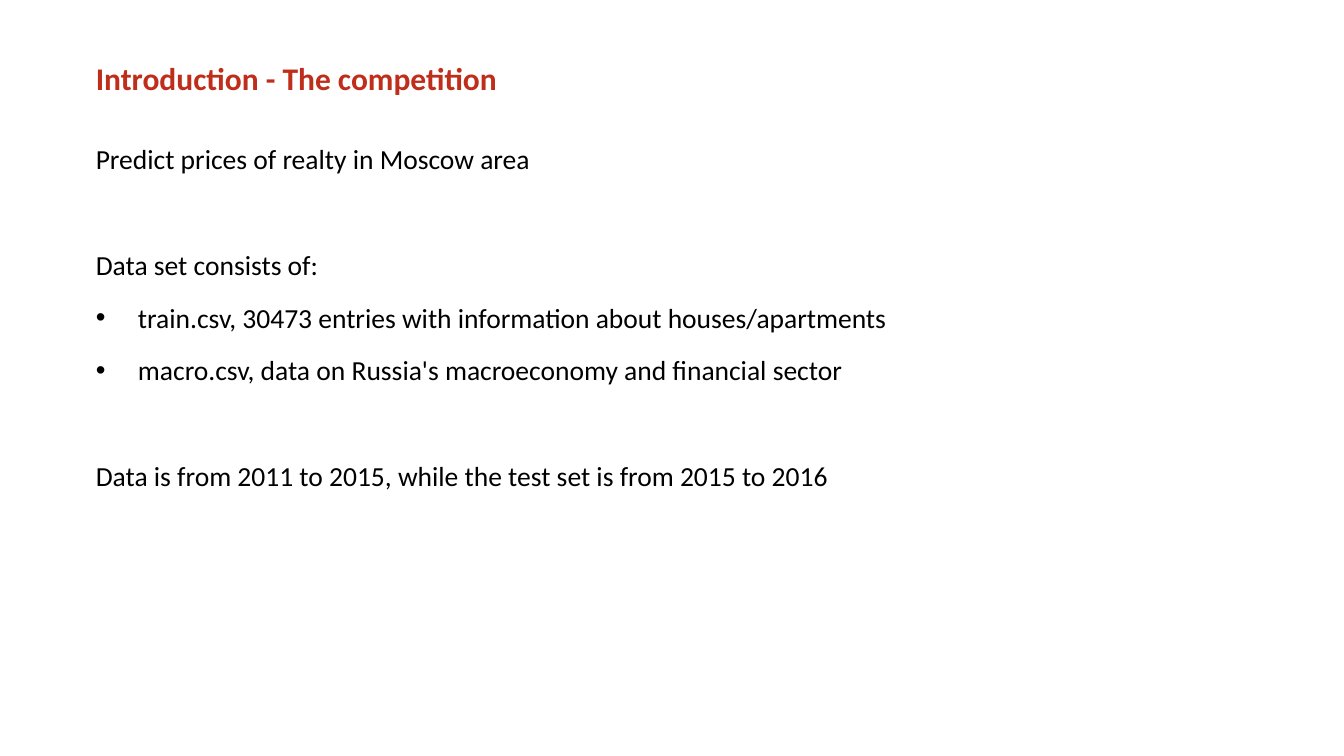
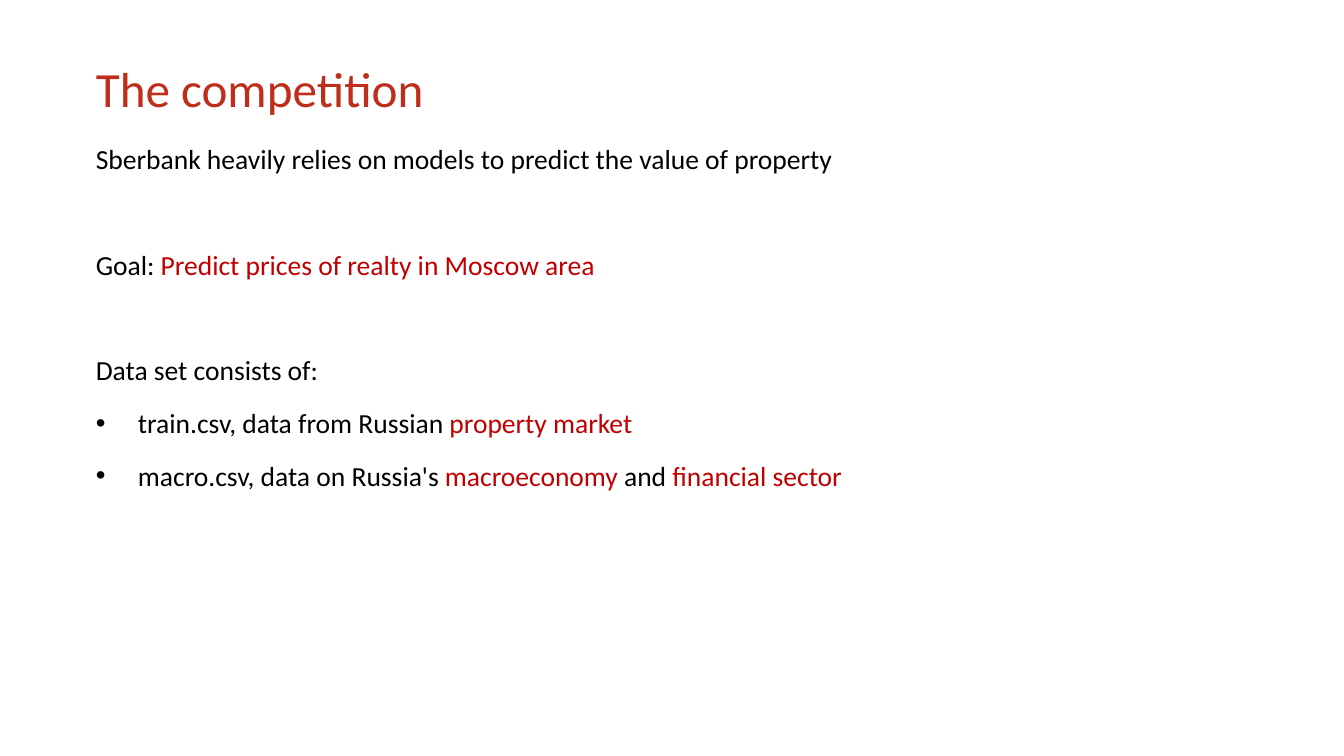
Before and after one commit to mrngm/Classified, a slide deck: slide 2 of presentatie/Classified_MLiP_final_presentation_2.pptx. Drawn at 1344x756 pixels with LibreOffice and Linux fonts; fonts in the diff are those of the drawing; background and template pictures are left out. Boxes give left, top, right and bottom in pixels: in the first picture for what was removed or moved away, otherwise in the second. Text is boxed around its words. In the diff, an @@ line names an element or a change of style, - is before the commit and + after.

```diff
--- a/presentatie/Classified_MLiP_final_presentation_2.pptx
+++ b/presentatie/Classified_MLiP_final_presentation_2.pptx
@@ title at box(96, 73, 423, 115): text changed; size 32 to 50 pt; bold off @@
-Introduction - The competition
+The competition
@@ text at box(96, 150, 831, 280): text changed @@
-Predict prices of realty in Moscow area
+Sberbank heavily relies on models to predict the value of property
+Goal: Predict prices of realty in Moscow area
@@ text at box(138, 414, 632, 438): text changed @@
-• train.csv, 30473 entries with information about houses/apartments
+• train.csv, data from Russian property market
@@ text at box(96, 467, 828, 490): paragraph removed @@
-Data is from 2011 to 2015, while the test set is from 2015 to 2016
@@ text at box(138, 467, 842, 491): text colour #000000 to #C00000 in "macroeconomy financial sector" @@
```
Also in this commit, not shown: 5 other slides changed, 8 slides added, 5 slides removed, 1 other file.
